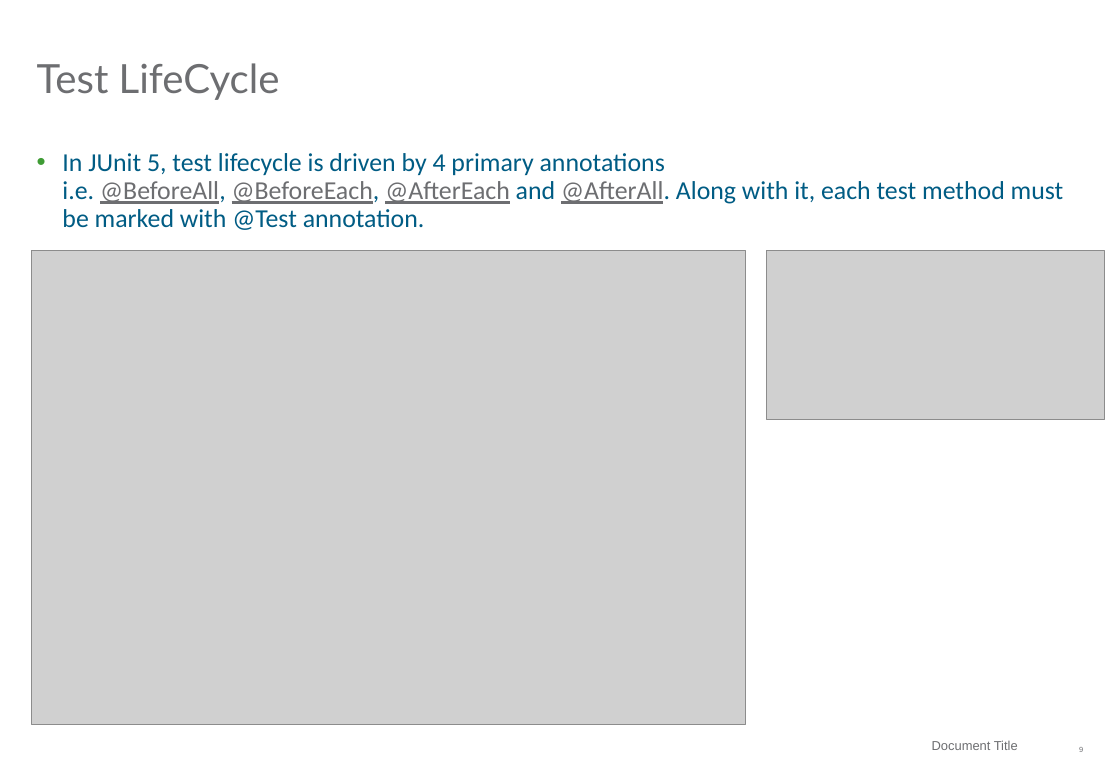
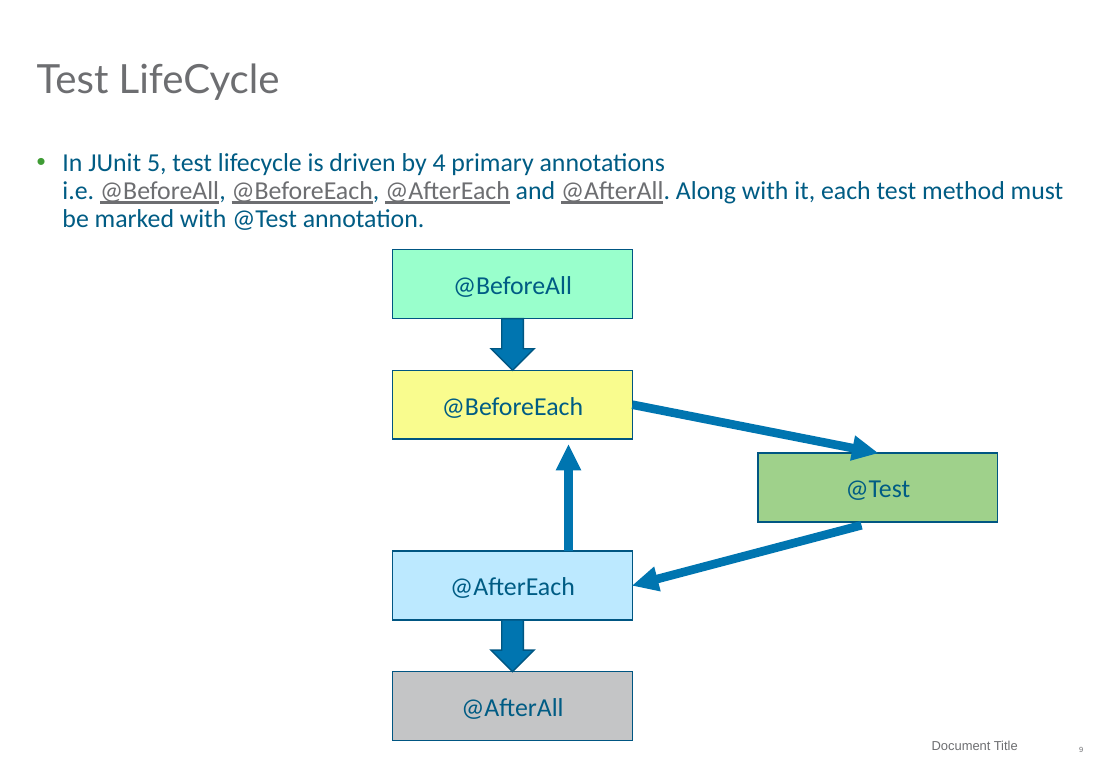
Before and after one commit to kavita143/standard_chartered_content, a slide deck: slide 10 of junit.pptx. Drawn at 1120x775 pixels with LibreOffice and Linux fonts; fonts in the diff are those of the drawing; grey boxes stand for pictures; background and template pictures are left out. Boxes give left, top, right and bottom in pixels: in the first picture for what was removed or moved away, otherwise in the second. Text is boxed around its words. In the diff, an @@ line names an element or a change of style, - is before the commit and + after.

```diff
--- a/junit.pptx
+++ b/junit.pptx
@@ picture removed at bbox=[32, 251, 747, 725] @@
@@ rectangle added at bbox=[393, 250, 633, 320], fill #99FFCC, outline #005782 1 pt, 18 pt, text #005C84 @@
+@BeforeAll
@@ picture removed at bbox=[767, 251, 1106, 420] @@
@@ down arrow added at bbox=[491, 319, 535, 370], fill #0075B0, outline #005782 1 pt @@
@@ rectangle added at bbox=[393, 370, 633, 440], fill #F9FC8E, outline #005782 1 pt, 18 pt, text #005C84 @@
+@BeforeEach
@@ arrow added from (633, 405) to (878, 453), #0075B0 6 pt @@
@@ arrow added from (569, 551) to (569, 445), #0075B0 6 pt @@
@@ rectangle added at bbox=[758, 453, 998, 522], fill #9FD18B, outline #005782 1 pt, 18 pt, text #005C84 @@
+@Test
@@ arrow added from (861, 525) to (633, 586), #0075B0 6 pt @@
@@ rectangle added at bbox=[393, 551, 633, 620], fill #BCE9FF, outline #005782 1 pt, 18 pt, text #005C84 @@
+@AfterEach
@@ down arrow added at bbox=[491, 620, 535, 672], fill #0075B0, outline #005782 1 pt @@
@@ rectangle added at bbox=[393, 672, 633, 741], fill #C4C5C6, outline #005782 1 pt, 18 pt, text #005C84 @@
+@AfterAll
```
Also in this commit, not shown: 1 slide added, 1 other file.
